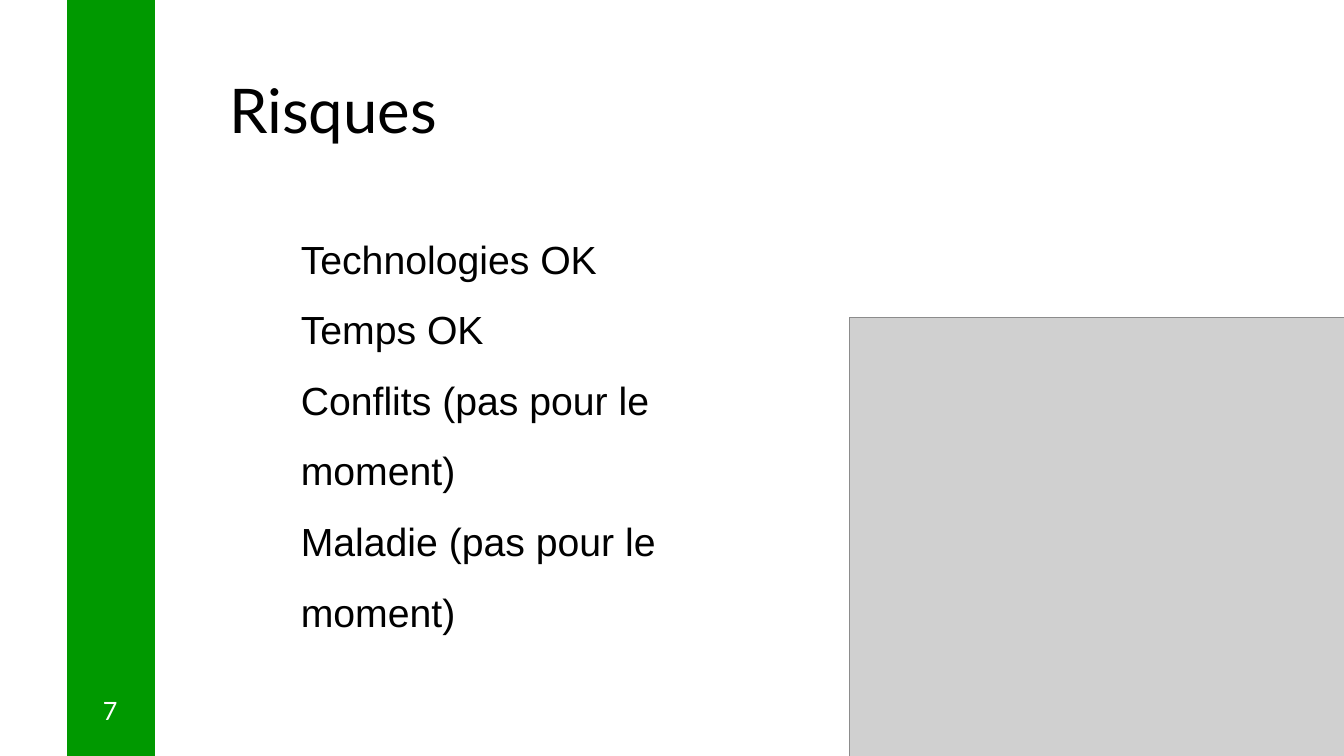
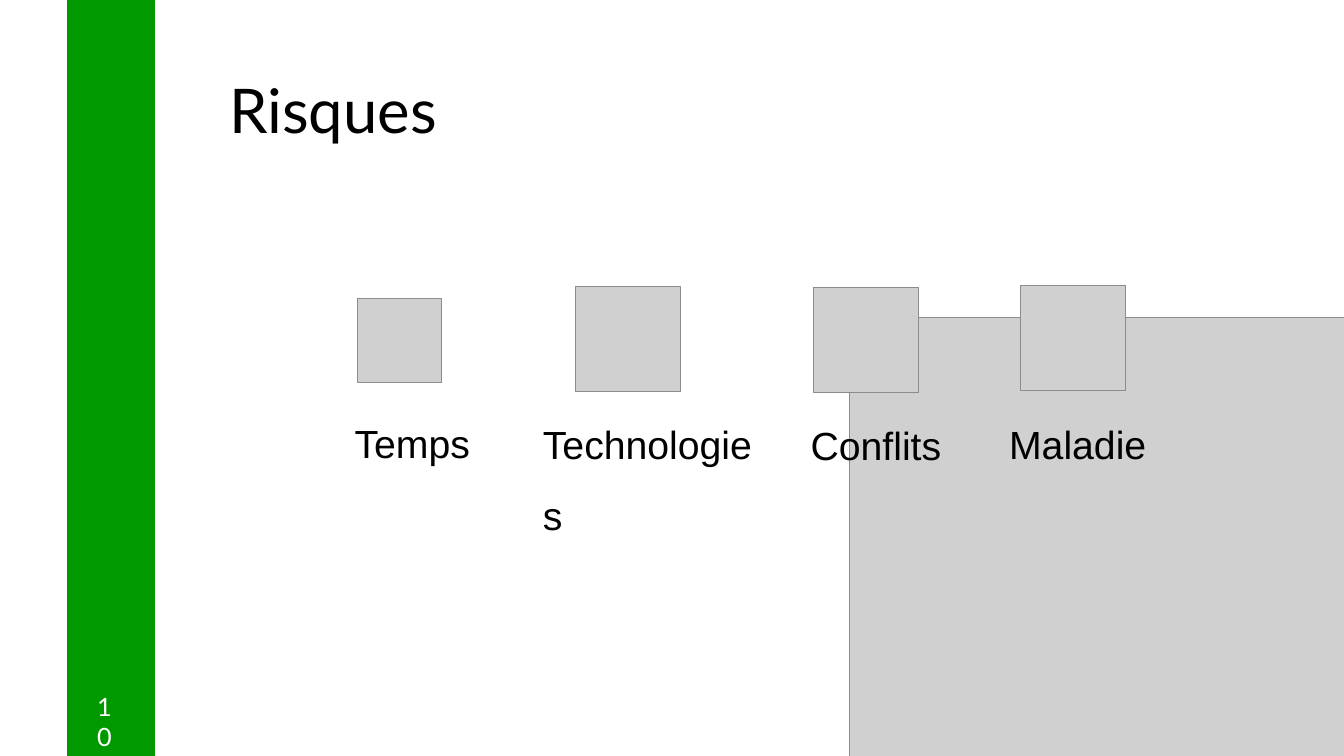
Before and after one commit to unige-pinfo-2019/PInfo2, a slide deck: slide 10 of Docs/Presentation/Pres_2.pptx (slide 7 before the commit). Drawn at 1344x756 pixels with LibreOffice and Linux fonts; fonts in the diff are those of the drawing; grey boxes stand for pictures. Boxes give left, top, right and bottom in pixels: in the first picture for what was removed or moved away, otherwise in the second. Text is boxed around its words. In the diff, an @@ line names an element or a change of style, - is before the commit and + after.

```diff
--- a/Docs/Presentation/Pres_2.pptx
+++ b/Docs/Presentation/Pres_2.pptx
@@ text at (301,245,656,635): text changed @@
-Technologies OK
-Temps OK
-Conflits (pas pour le moment)
-Maladie (pas pour le moment)
+Technologies
@@ picture added at (358,298,442,382) @@
@@ picture added at (576,287,681,392) @@
@@ picture added at (815,287,920,392) @@
@@ picture added at (1020,286,1125,391) @@
@@ text added at (355,431,470,466), 28 pt, text #000000 @@
+Temps
@@ text added at (811,429,942,468), 28 pt, text #000000 @@
+Conflits
@@ text added at (1009,430,1146,460), 28 pt, text #000000 @@
+Maladie
@@ text at (103,702,118,720): text changed @@
-7
+10
```
Also in this commit, not shown: 5 other slides changed, 5 slides added, 2 slides removed, 1 other file.
